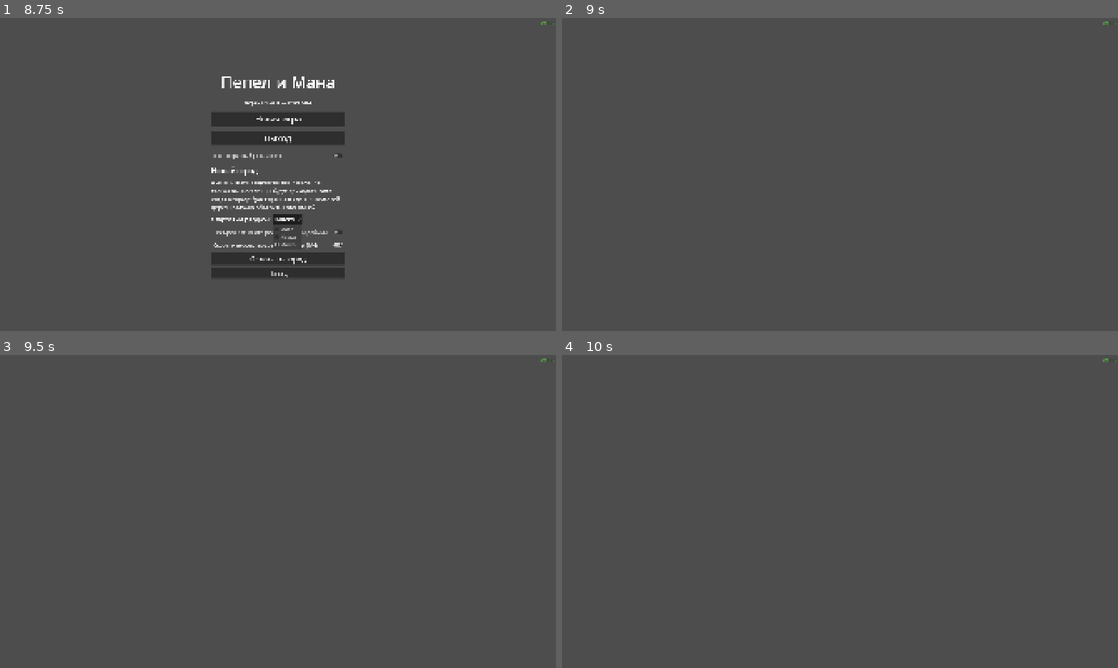
Above: before the commit, frames 1-4 (two rows, left to right).
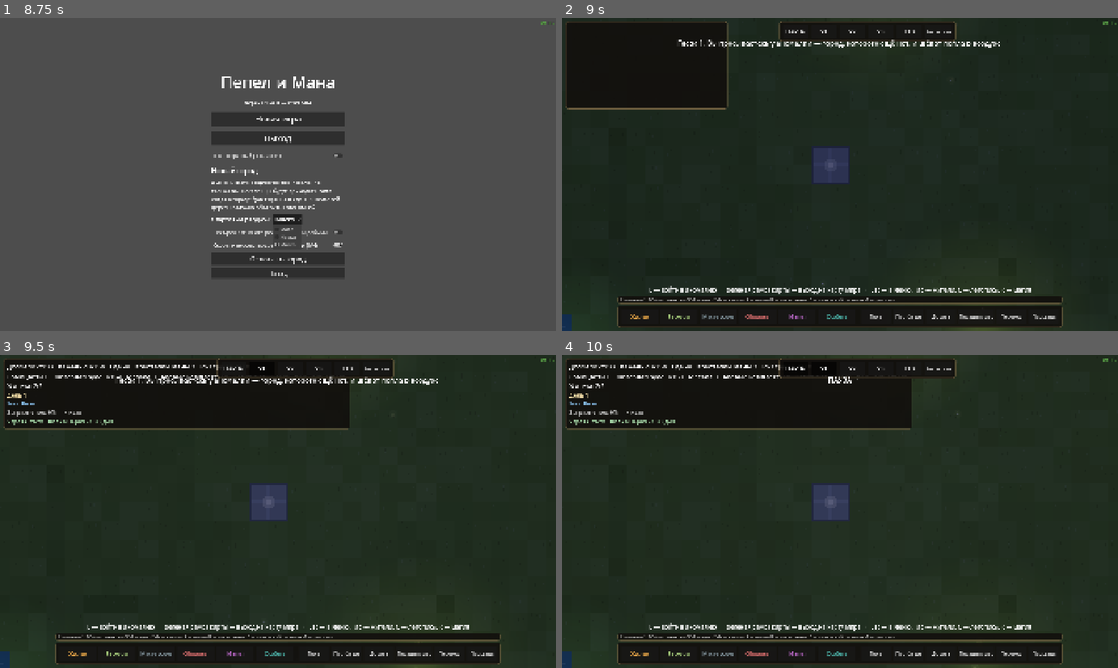
Above: after the commit, the same moments.

Repository: SDVGames-Studio/pepel-i-mana
Game: Godot game, scene res://scenes/main_menu.tscn
The game is run twice, just before and just after one commit, with the same random seed, the same clock (stepped at 60 frames per second) and the same inputs.
Inputs (mouse positions are in pixels of both pictures, inside the frame that each line leads up to):
- Up to frame 1 (8.75 s): click "Новая игра" at 0.5 s; click "Новая игра" at 1.25 s; click "Полноэкранный режим (F11)" at 2 s; tap Enter at 2.75 s; move the mouse to (400, 158) at 2.77 s; hold D (move_right) 2.78-3.5 s; tap Space (dash) at 2.85, 3.5 s; click (400, 158) at 2.92 s; drag from (166, 190) to (250, 237) at 3.52 s; click "Полноэкранный режим (F11)" at 4.25 s; click "Норма" at 5 s; click "Тест-режим: много ресурсов, р…" at 5.75 s; click "Мало" at 6.5 s; click "Ссоры и воровство среди жител…" at 7.25 s; click "Много" at 8 s
- Up to frame 2 (9 s): click "Основать город" at 8.75 s
- Up to frame 3 (9.5 s): no input
- Up to frame 4 (10 s): click (795, 367) at 9.5 s, where only the run after the commit has a clickable "ПАУЗА"

Frame 1 is identical in both runs. In frame 2, 99% of the frame differs, in the area x 0-100%, y 0-100%; in frame 3, 99%; in frame 4, 99%.
Error before the commit: Parse Error: Could not resolve super class inheritance from "res://scripts/city_sim_threat.gd". (res://scripts/city_sim.gd:5)
Error after the commit: Cannot call method 'get_size' on a null value. (res://scripts/city_view.gd:278)

Commit message:
Фикс CI: склеенная сигнатура _new_resident, вывод типа mana_cap в HUD; стабилизация флейков (носильщик/охота/загрязнение)

Diff:
--- a/scripts/city_sim_base.gd
+++ b/scripts/city_sim_base.gd
@@ -360,7 +360,8 @@
 
 
 ## Новый житель с личностью: черты, настроение, навык с нуля.
-func _new_resident(res_name: String, prof: String, tile: Vector2i) -> Dictionary:	var traits := _random_traits()
+func _new_resident(res_name: String, prof: String, tile: Vector2i) -> Dictionary:
+	var traits := _random_traits()
 	var r := {
 		"id": _next_id, "name": res_name, "prof": prof,
 		"bld": null, "site": null, "home": null,
--- a/scripts/hud.gd
+++ b/scripts/hud.gd
@@ -54,7 +54,7 @@
 	var hp_max: int = hero.hp_max()
 	_hp_fill.size = Vector2(BAR_W * clampf(float(hero.hp) / hp_max, 0.0, 1.0), BAR_H)
 	_hp_label.text = "%s %d/%d" % [Loc.t("hud.hp"), hero.hp, hp_max]
-	var mana_max := hero.mana_cap()   # v1.24: кап маны — с мудростью героя
+	var mana_max: int = hero.mana_cap()   # v1.24: кап маны — с мудростью героя
 	_mana_fill.size = Vector2(BAR_W * clampf(float(hero.mana) / mana_max, 0.0, 1.0), BAR_H)
 	_mana_label.text = "%s %d/%d" % [Loc.t("hud.mana"), hero.mana, mana_max]
 	_dash_fill.size = Vector2(BAR_W * hero.dash_ready_fraction(), BAR_H)
--- a/tests/test_core.gd
+++ b/tests/test_core.gd
@@ -1001,9 +1001,12 @@
 	sim.add_pollution(500.0)
 	_check(absf(float(sim.pollution) - 100.0) < 0.001, "add_pollution ограничен 100")
 	# спад загрязнения со временем (бурю и дикие события выключаем — тест не про них)
+	# флейк (2026-10-25): случайная история (мутация/метеор/кошмар) добавляет
+	# загрязнение прямо в дневном броске — гасим и их
 	sim.pollution = 50.0
 	sim.cfg["storm"]["base_chance"] = 0.0
 	sim.cfg["pollution"]["event_chance_per_day"] = 0.0
+	sim.cfg["stories"]["chance_per_day"] = 0.0
 	sim.tick(float(sim.cfg["day_length"]))
 	_check(absf(float(sim.pollution) - 48.0) < 0.1, "за день загрязнение падает на decay_per_day")
 
--- a/tests/test_eras.gd
+++ b/tests/test_eras.gd
@@ -202,6 +202,10 @@
 	# день настал — город сам обучает носильщика, раз кучам некомусть некому носить
 	sim_pg._last_daily_day = 0
 	sim_pg._roll_porter()
+	# флейк (2026-10-25): оставленный «день 0» запускал на первом же тике
+	# полный дневной бросок (самострой/планёрка/истории) — рандом менял
+	# расклад; замораживаем дневные броски до конца чувствительных тиков
+	sim_pg._last_daily_day = 999
 	var porter_pg: Dictionary = _resident_by_prof(sim_pg, "porter")
 	_check(not porter_pg.is_empty(), "город сам обучил носильщика при готовых кучах")
 	# носильщик — случайный житель: «ленивый» не успевает донести за отведённые
--- a/tests/test_life_a.gd
+++ b/tests/test_life_a.gd
@@ -1047,7 +1047,9 @@
 	# охота героя в городе: зверь в дуге умирает, дроп — предметы лута
 	var deer2 := {"id": 5003, "kind": "boar", "pos": Vector2(300, 300), "target": Vector2i(-1, -1),
 			"path": PackedVector2Array(), "idle": 99.0}
-	sim.animals.append(deer2)
+	# флейк (2026-10-25): бродячий зверь мог забежать в дугу удара ближе
+	# кабана — в дуге должен быть только он
+	sim.animals = [deer2]
 	var kill: Dictionary = sim.hero_hit_animal(Vector2(280, 300), Vector2(1, 0), 60.0, 90.0)
 	_check(String(kill.get("kind", "")) == "boar" and not kill.get("drops", []).is_empty(),
 			"удар героя в городе добывает зверя (%s)" % String(kill.get("kind", "")))
